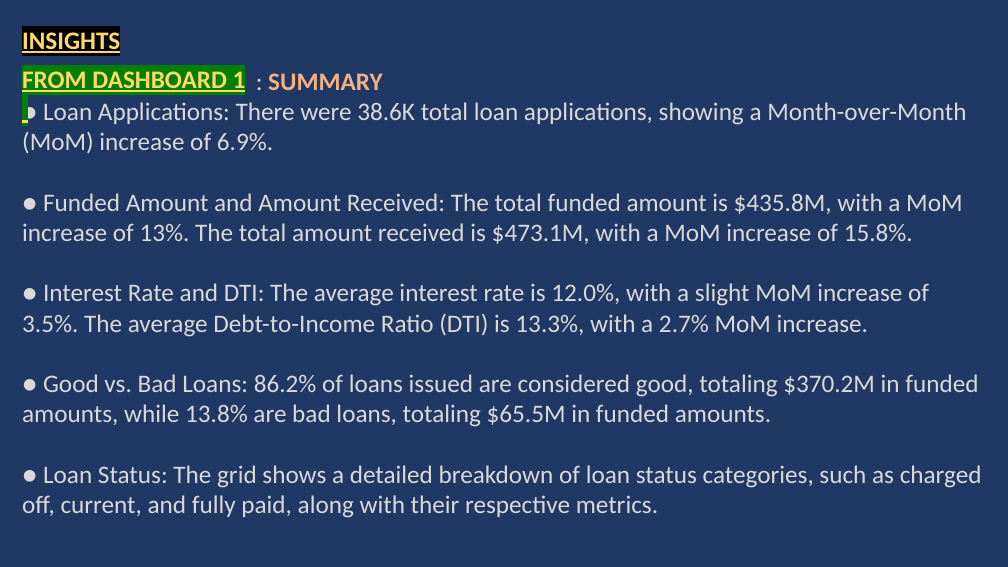
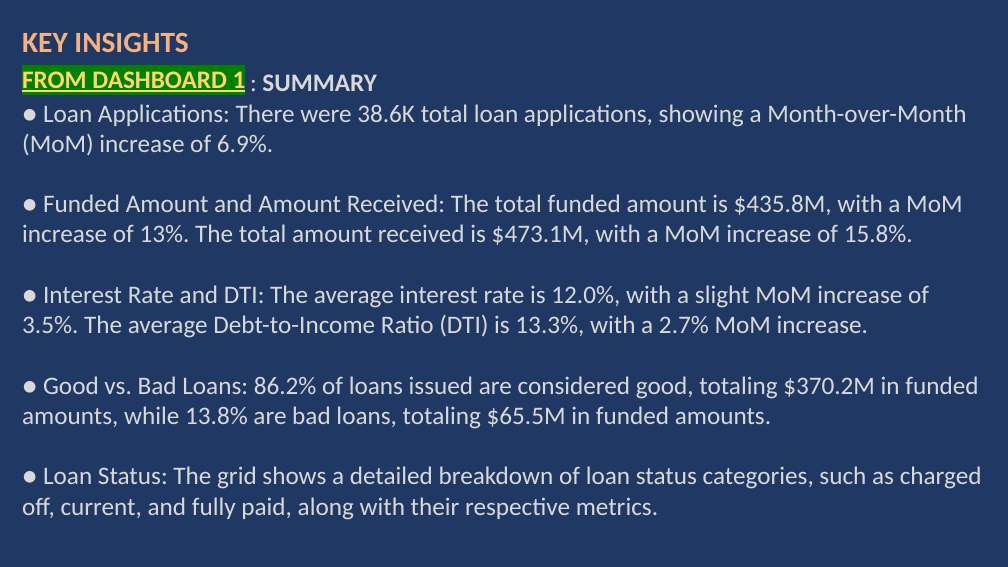
Before and after one commit to Abhishek-yadv/PowerBIPortfolioProjects, a slide deck: slide 16 of BankLoanAnalysis/Problem Statement.pptx. Drawn at 1008x567 pixels with LibreOffice and Linux fonts; fonts in the diff are those of the drawing. Boxes give left, top, right and bottom in pixels: in the first picture for what was removed or moved away, otherwise in the second. Text is boxed around its words. In the diff, an @@ line names an element or a change of style, - is before the commit and + after.

```diff
--- a/BankLoanAnalysis/Problem Statement.pptx
+++ b/BankLoanAnalysis/Problem Statement.pptx
@@ text at (x1=22, y1=32, x2=188, y2=52): text changed; size 24 to 28 pt; text colour #FFD966 to #F4B183 @@
-INSIGHTS
+KEY INSIGHTS
@@ text at (x1=262, y1=74, x2=376, y2=91): text colour #F4B183 to #D9D9D9 in "SUMMARY" @@
```
